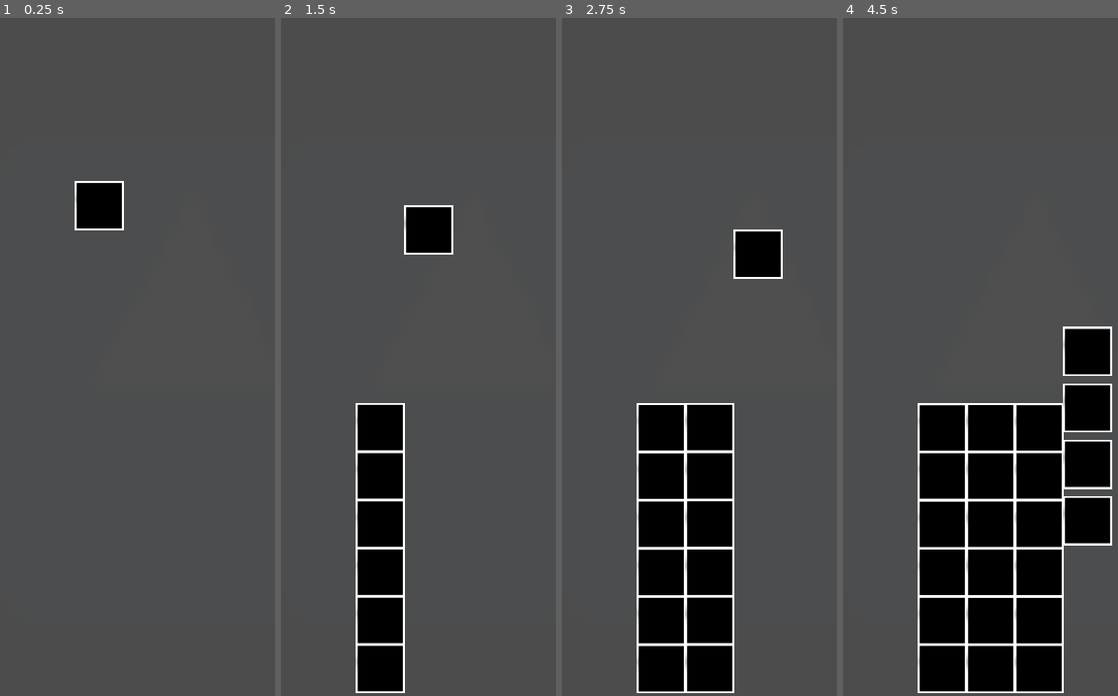
Above: before the commit, frames 1-4 (left to right).
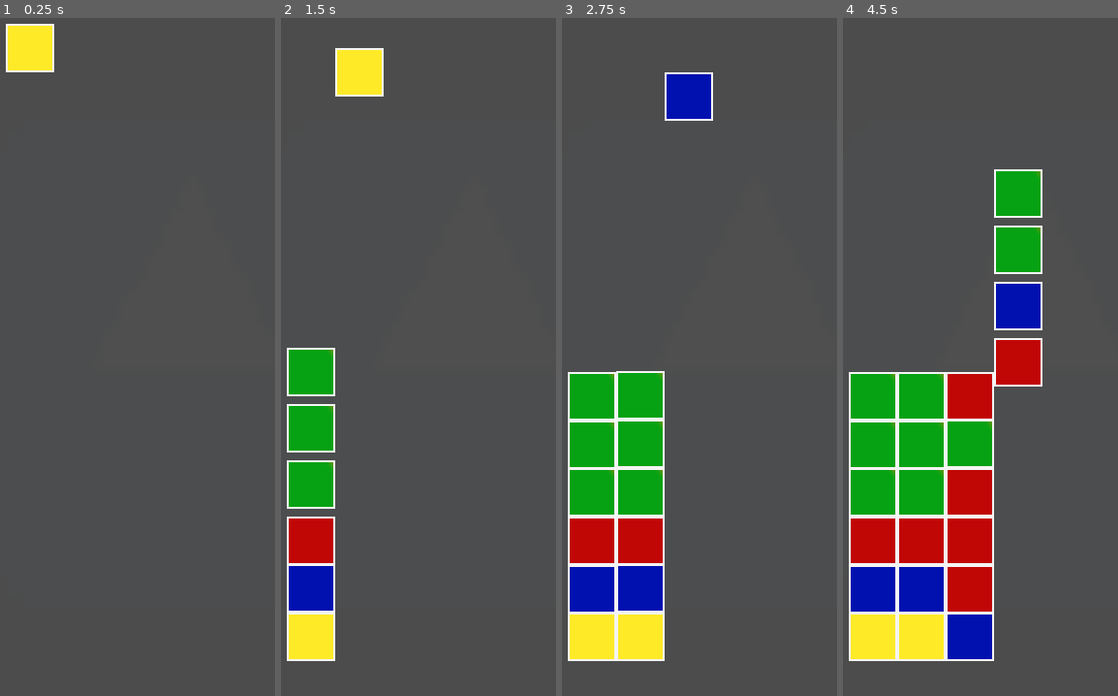
Above: after the commit, the same moments.

Repository: Floy-rep/FuckTheUSA
Game: Godot game, scene res://Scenes/Test_level.tscn
Two runs of this game, one before a commit and one after it. Both use one fixed random seed, a clock stepped at 60 frames per second and the inputs below. The engine's default icon, where the game draws it, is replaced by a stand-in: a white triangle on a blue panel in a dark square.
Inputs:
- Up to frame 1 (0.25 s): no input
- Up to frame 2 (1.5 s): no input
- Up to frame 3 (2.75 s): no input
- Up to frame 4 (4.5 s): no input

The runs differ from the first frame. In frame 1, 2.6% of the frame differs, in the area x 2-46%, y 0-32%; in frame 2, 18%; in frame 3, 29%; in frame 4, 45%, in the area x 2-98%, y 22-100%.

Commit message:
Snake mode

Diff:
--- a/Global.gd
+++ b/Global.gd
@@ -1,4 +1,6 @@
 extends Node2D
 
 var last_activated_pos = []
+var selected_blocks = []
+
 var playing = false
--- a/Scenes/Block.gd
+++ b/Scenes/Block.gd
@@ -2,6 +2,7 @@
 
 
 var color = ""
+var selected = false
 var posit = Vector2()
 var velocity = Vector2()
 var speed_falling = 500
@@ -9,7 +10,8 @@
 
 # Called when the node enters the scene tree for the first time.
 func _ready():
-	$Sprite.normal = load("res://Textures/Blocks/1.png")
+	pass
+#	$Sprite.normal = load("res://Textures/Blocks/1.png")
 
 
 func _process(delta):
@@ -17,29 +19,46 @@
 
 	if is_on_floor():
 		velocity.y = 0
-#		print("floor")
 	else:
 		velocity.y = speed_falling
-#		print("not floor")
 
 
-var can_be_toched = true
+
 func _on_Sprite_pressed():
-	print(Global.last_activated_pos)
+	if len(Global.last_activated_pos) > 0:
 
-	if len(Global.last_activated_pos) > 0:
+		### FIX MUTLI-TOUCH ###
+
 		if (abs(Global.last_activated_pos[0] - posit.x) == 1 and abs(Global.last_activated_pos[1] - posit.y) == 1)\
 		or (abs(Global.last_activated_pos[0] - posit.x) == 1 and abs(Global.last_activated_pos[1] - posit.y) == 0)\
 		or (abs(Global.last_activated_pos[0] - posit.x) == 0 and abs(Global.last_activated_pos[1] - posit.y) == 1)\
 		or (Global.last_activated_pos[0] == posit.x and Global.last_activated_pos[1] == posit.y):
-			print("good")
+
+			if selected:
+
+				### FIX SNAKE ###
+
+				if len(Global.selected_blocks) > 1:
+					if Global.selected_blocks[-2] == $".":
+						Global.selected_blocks[-1].get_node("Sprite").normal = load("res://Textures/Blocks/"+color+".png")
+						Global.selected_blocks[-1].selected = false
+						Global.selected_blocks.remove(len(Global.selected_blocks)-1)
+			else:
+				$Sprite.normal = load("res://Textures/Blocks/selected.png")
+				Global.selected_blocks.append($".")
+				selected = true
+
 			Global.last_activated_pos[0] = posit.x
 			Global.last_activated_pos[1] = posit.y
+			print("good")
 		else:
-			print(posit)
 			print("too far")
 	else:
 		print("first")
+
+		Global.selected_blocks.append($".")
+		selected = true
+		$Sprite.normal = load("res://Textures/Blocks/selected.png")
+
 		Global.last_activated_pos.append(posit.x)
 		Global.last_activated_pos.append(posit.y)
-		print(Global.last_activated_pos)
--- a/Scenes/Block.tscn
+++ b/Scenes/Block.tscn
@@ -6,15 +6,13 @@
 extents = Vector2( 24.9135, 24.8219 )
 
 [node name="Block" type="KinematicBody2D"]
-position = Vector2( 68, 24 )
+position = Vector2( 316.609, 171.793 )
 script = ExtResource( 2 )
 
 [node name="Sprite" type="TouchScreenButton" parent="."]
-position = Vector2( 171.194, 164.071 )
-scale = Vector2( 1.01382, 1.01865 )
+position = Vector2( 0, 1.7818 )
 passby_press = true
 
 [node name="Fall_coll" type="CollisionShape2D" parent="."]
-position = Vector2( 196.609, 189.504 )
 shape = SubResource( 1 )
 [connection signal="pressed" from="Sprite" to="." method="_on_Sprite_pressed"]
--- a/Scenes/Test_level.gd
+++ b/Scenes/Test_level.gd
@@ -12,26 +12,44 @@
 		for j in range(len(spawn_matrix[i])):
 			var scene = load("res://Scenes/Block.tscn")
 			var block = scene.instance()
-			block.position = Vector2(i *50, j * 50)
+			randomize()
+			var color = randi()%4+1
+			if color == 1:
+				block.color = "blue"
+				block.get_node("Sprite").normal = load("res://Textures/Blocks/blue.png")
+			if color == 2:
+				block.color = "red"
+				block.get_node("Sprite").normal = load("res://Textures/Blocks/red.png")
+			if color == 3:
+				block.color = "yellow"
+				block.get_node("Sprite").normal = load("res://Textures/Blocks/yellow.png")
+			if color == 4:
+				block.color = "green"
+				block.get_node("Sprite").normal = load("res://Textures/Blocks/green.png")
+
+
+			block.position = Vector2(100 + i *50, j * 50)
+			block.posit = Vector2(i,j)
+			matrix[i][j] = block
+
+
 			$Wait.start()
 			yield($Wait, "timeout")
 			add_child(block)
-			block.posit = Vector2(i,j)
-			matrix[i][j] = block
+
 	print(matrix)
 	print(matrix[0][2].posit)
 
-
+var s = [1,1,1]
 func _process(delta):
 	pass
-#	print(get_children())
-#
-#
-#func _on_TouchScreenButton_pressed():
-#	Global.last_activated_pos = []
-#	Global.playing = true
 
 
 func _on_activated_session_released():
 	Global.last_activated_pos = []
 	Global.playing = false
+	for i in range(len(spawn_matrix)):
+		for j in range(len(spawn_matrix[i])):
+			spawn_matrix[i][j].get_node("Sprite").normal = load("res://Textures/Blocks/"+spawn_matrix[i][j].color+".png")
+			spawn_matrix[i][j].selected = false
+			Global.selected_blocks = []
--- a/Scenes/Test_level.tscn
+++ b/Scenes/Test_level.tscn
@@ -11,7 +11,7 @@
 [node name="floor" type="StaticBody2D" parent="."]
 
 [node name="CollisionShape2D" type="CollisionShape2D" parent="floor"]
-position = Vector2( 286.869, 719.846 )
+position = Vector2( 289.697, 660.449 )
 scale = Vector2( 29.1264, 0.335065 )
 shape = SubResource( 1 )
 
@@ -20,6 +20,7 @@
 
 [node name="activated_session" type="TouchScreenButton" parent="."]
 modulate = Color( 1, 1, 1, 0.0156863 )
+position = Vector2( 0, -16.9706 )
 scale = Vector2( 9.03422, 11.7841 )
 normal = ExtResource( 2 )
 [connection signal="pressed" from="activated_session" to="." method="_on_TouchScreenButton_pressed"]
--- a/project.godot
+++ b/project.godot
@@ -36,4 +36,6 @@
 
 [rendering]
 
+quality/2d/use_nvidia_rect_flicker_workaround=true
+quality/2d/use_pixel_snap=true
 environment/default_environment="res://default_env.tres"
Not shown, changed: .mono/metadata/ide_messaging_meta.txt
Binary file added: Textures/Blocks/blue.png
Not shown, added: Textures/Blocks/blue.png.import
Binary file added: Textures/Blocks/blue_sel.png
Not shown, added: Textures/Blocks/blue_sel.png.import
Binary file added: Textures/Blocks/green.png
Not shown, added: Textures/Blocks/green.png.import
Binary file added: Textures/Blocks/green_sel.png
Not shown, added: Textures/Blocks/green_sel.png.import
Binary file added: Textures/Blocks/red.png
Not shown, added: Textures/Blocks/red.png.import
Binary file added: Textures/Blocks/red_sel.png
(and 8 more such lines)
